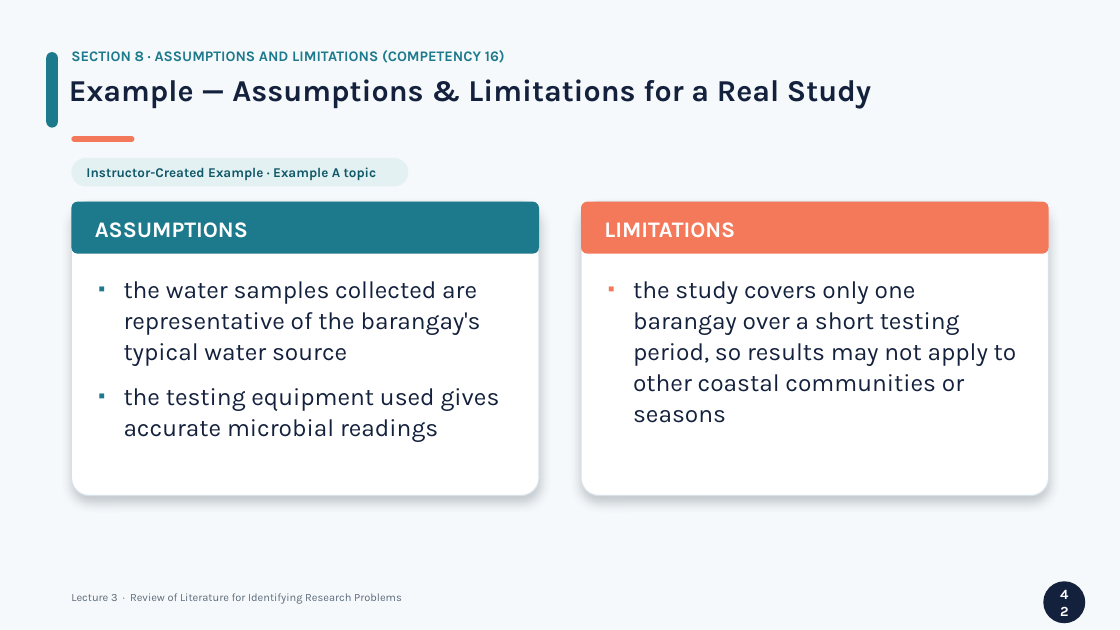
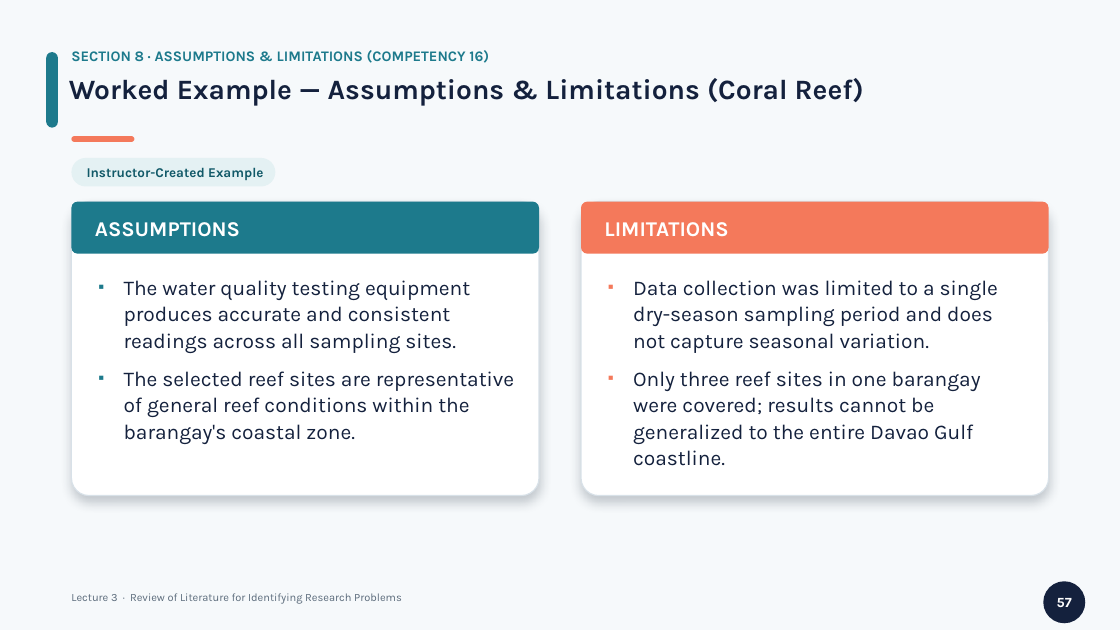
Before and after one commit to lestojas/physics, a slide deck: slide 57 of Lecture3-Review-of-Literature.pptx (slide 42 before the commit). Drawn at 1120x630 pixels with LibreOffice and Linux fonts; fonts in the diff are those of the drawing. Boxes give left, top, right and bottom in pixels: in the first picture for what was removed or moved away, otherwise in the second. Text is boxed around its words. In the diff, an @@ line names an element or a change of style, - is before the commit and + after.

```diff
--- a/Lecture3-Review-of-Literature.pptx
+++ b/Lecture3-Review-of-Literature.pptx
@@ text at <box>71,50,489,63</box>: text changed @@
-SECTION 8 · ASSUMPTIONS AND LIMITATIONS (COMPETENCY 16)
+SECTION 8 · ASSUMPTIONS & LIMITATIONS (COMPETENCY 16)
@@ text at <box>69,78,864,105</box>: text changed; size 26 to 24 pt @@
-Example — Assumptions & Limitations for a Real Study
+Worked Example — Assumptions & Limitations (Coral Reef)
@@ rounded rectangle: place and size @@
-rounded rectangle at <box>71,158,408,187</box>
+rounded rectangle at <box>71,158,276,187</box>
@@ text at <box>87,167,263,180</box>: text changed @@
-Instructor-Created Example · Example A topic
+Instructor-Created Example
@@ text "ASSUMPTIONS" at <box>95,222,240,237</box>: size 19 to 18 pt @@
@@ text "LIMITATIONS" at <box>604,222,728,236</box>: size 19 to 18 pt @@
@@ text at <box>124,280,514,444</box>: text changed; size 21 to 18 pt @@
-▪ the water samples collected are representative of the barangay's typical water source
-▪ the testing equipment used gives accurate microbial readings
+▪ The water quality testing equipment produces accurate and consistent readings across all sampling sites.
+▪ The selected reef sites are representative of general reef conditions within the barangay's coastal zone.
@@ text at <box>633,280,998,466</box>: text changed; size 21 to 18 pt @@
-▪ the study covers only one barangay over a short testing period, so results may not apply to other coastal communities or seasons
+▪ Data collection was limited to a single dry-season sampling period and does not capture seasonal variation.
+▪ Only three reef sites in one barangay were covered; results cannot be generalized to the entire Davao Gulf coastline.
@@ text in ellipse at <box>1057,598,1072,607</box>: text changed @@
-42
+57
```
Also in this commit, not shown: 7 other slides changed, 28 slides added, 10 slides removed, 1 other file.
